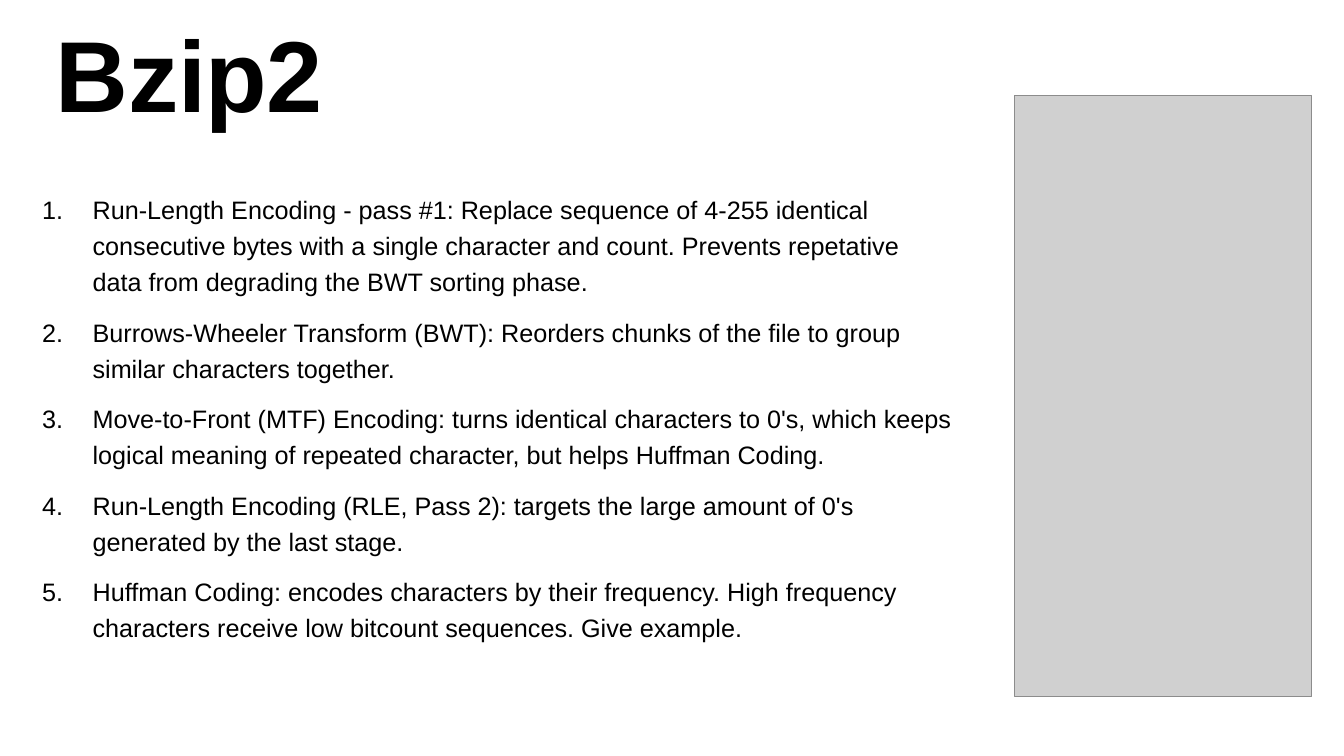
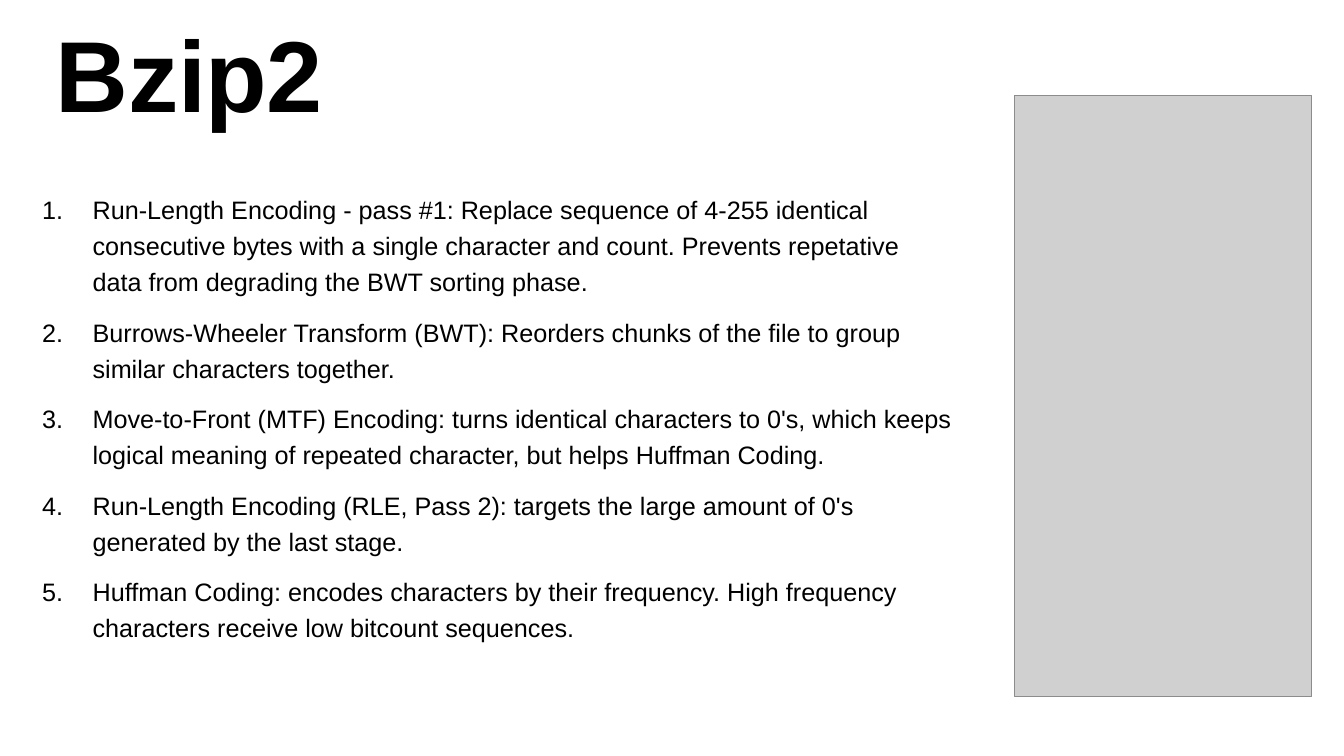
Before and after one commit to oridaniel09/nnproject, a slide deck: slide 5 of Final Presentation - NN Project.pptx. Drawn at 1344x756 pixels with LibreOffice and Linux fonts; fonts in the diff are those of the drawing; grey boxes stand for pictures. Boxes give left, top, right and bottom in pixels: in the first picture for what was removed or moved away, otherwise in the second. Text is boxed around its words. In the diff, an @@ line names an element or a change of style, - is before the commit and + after.

```diff
--- a/Final Presentation - NN Project.pptx
+++ b/Final Presentation - NN Project.pptx
@@ text at bbox=[93, 582, 897, 643]: text changed @@
-5. Huffman Coding: encodes characters by their frequency. High frequency characters receive low bitcount sequences. Give example.
+5. Huffman Coding: encodes characters by their frequency. High frequency characters receive low bitcount sequences.
```
Also in this commit, not shown: 4 other slides changed.
